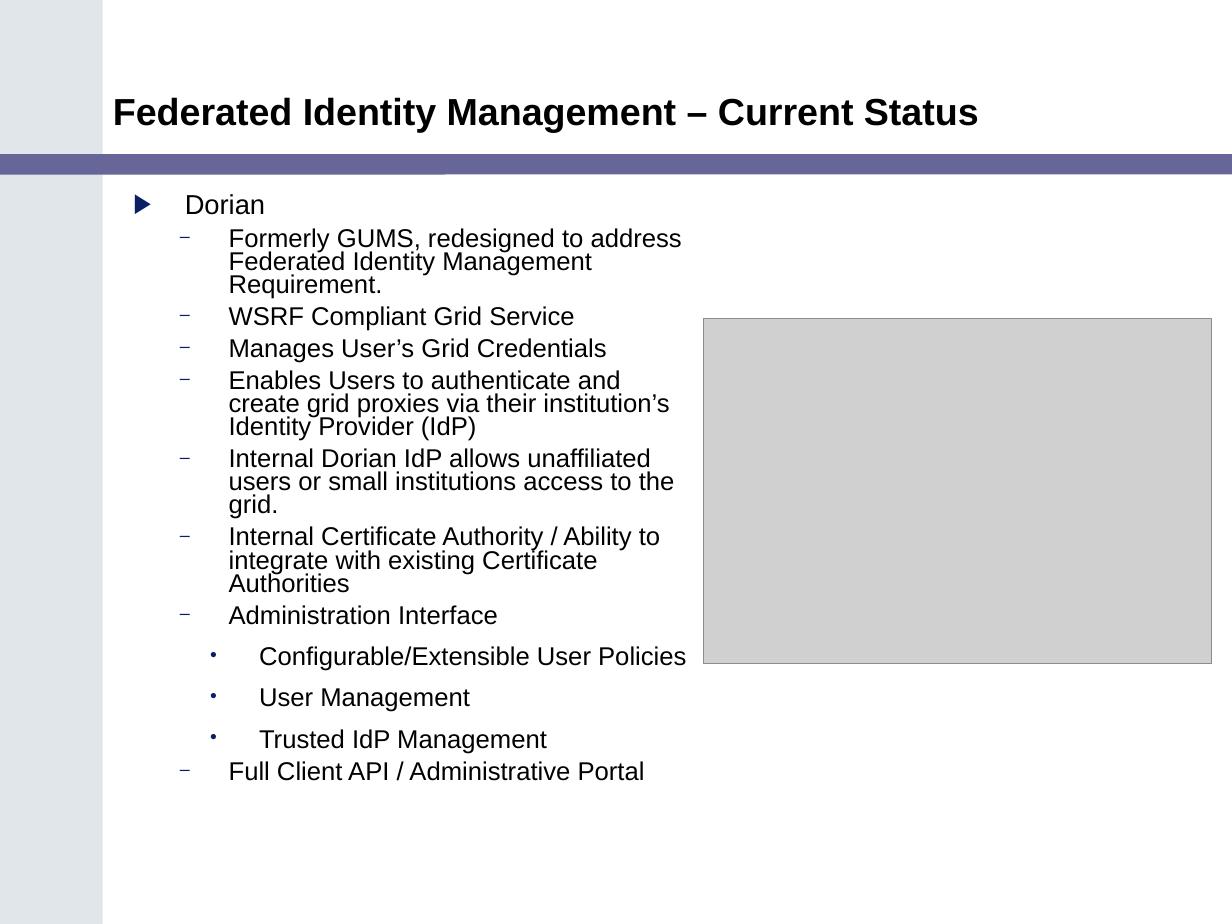
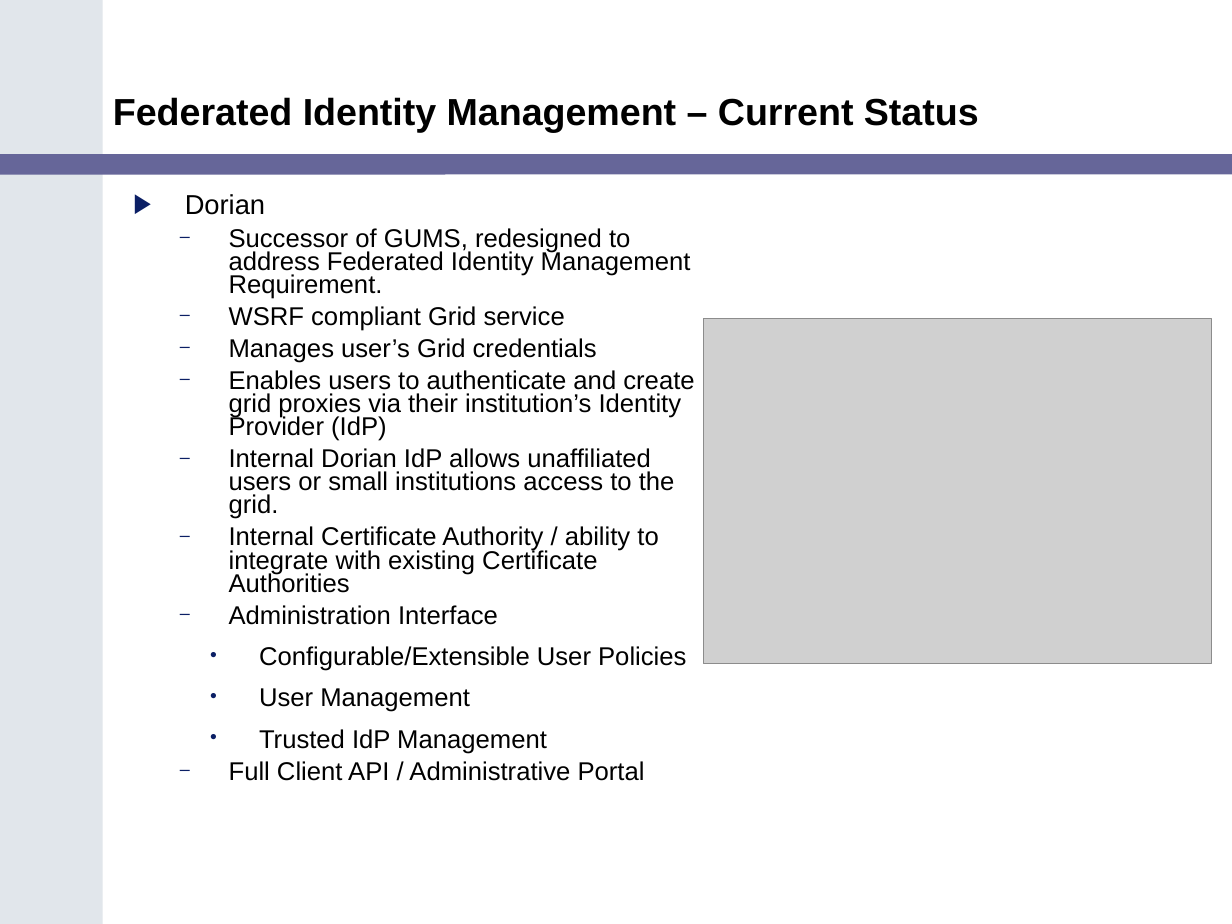
Before and after one commit to NCIP/cagrid-portal, a slide deck: slide 7 of cagrid-1-0/Documentation/presentations/200602_VCDE_ARCH/caGrid_Security_Arch_VCDE_Feb2.ppt. Drawn at 1232x924 pixels with LibreOffice and Linux fonts; fonts in the diff are those of the drawing; grey boxes stand for pictures; background and template pictures are left out. Boxes give left, top, right and bottom in pixels: in the first picture for what was removed or moved away, otherwise in the second. Text is boxed around its words. In the diff, an @@ line names an element or a change of style, - is before the commit and + after.

```diff
--- a/cagrid-1-0/Documentation/presentations/200602_VCDE_ARCH/caGrid_Security_Arch_VCDE_Feb2.ppt
+++ b/cagrid-1-0/Documentation/presentations/200602_VCDE_ARCH/caGrid_Security_Arch_VCDE_Feb2.ppt
@@ text at <box>229,228,694,441</box>: text changed @@
-  – Formerly GUMS, redesigned to address Federated Identity Management Requirement.
-  – WSRF Compliant Grid Service
-  – Manages User’s Grid Credentials
-  – Enables Users to authenticate and create grid proxies via their institution’s Identity Provider (IdP)
+  – Successor of GUMS, redesigned to address Federated Identity Management Requirement.
+  – WSRF compliant Grid service
+  – Manages user’s Grid credentials
+  – Enables users to authenticate and create grid proxies via their institution’s Identity Provider (IdP)
@@ text at <box>229,526,658,593</box>: text changed @@
-  – Internal Certificate Authority / Ability to integrate with existing Certificate Authorities
+  – Internal Certificate Authority / ability to integrate with existing Certificate Authorities
```
Also in this commit, not shown: 9 other slides changed, 1 slide added, 2 slides removed.
